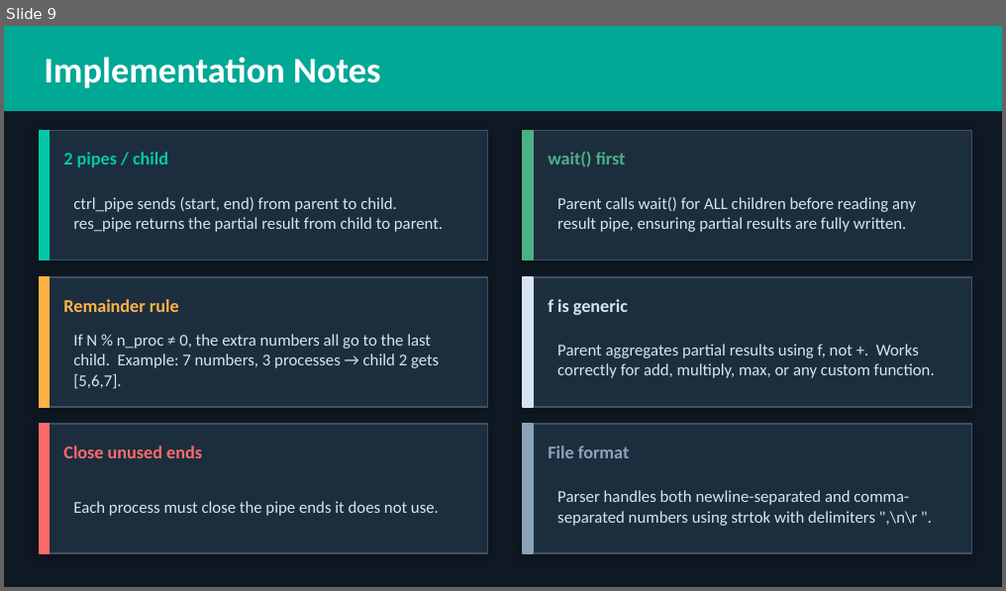
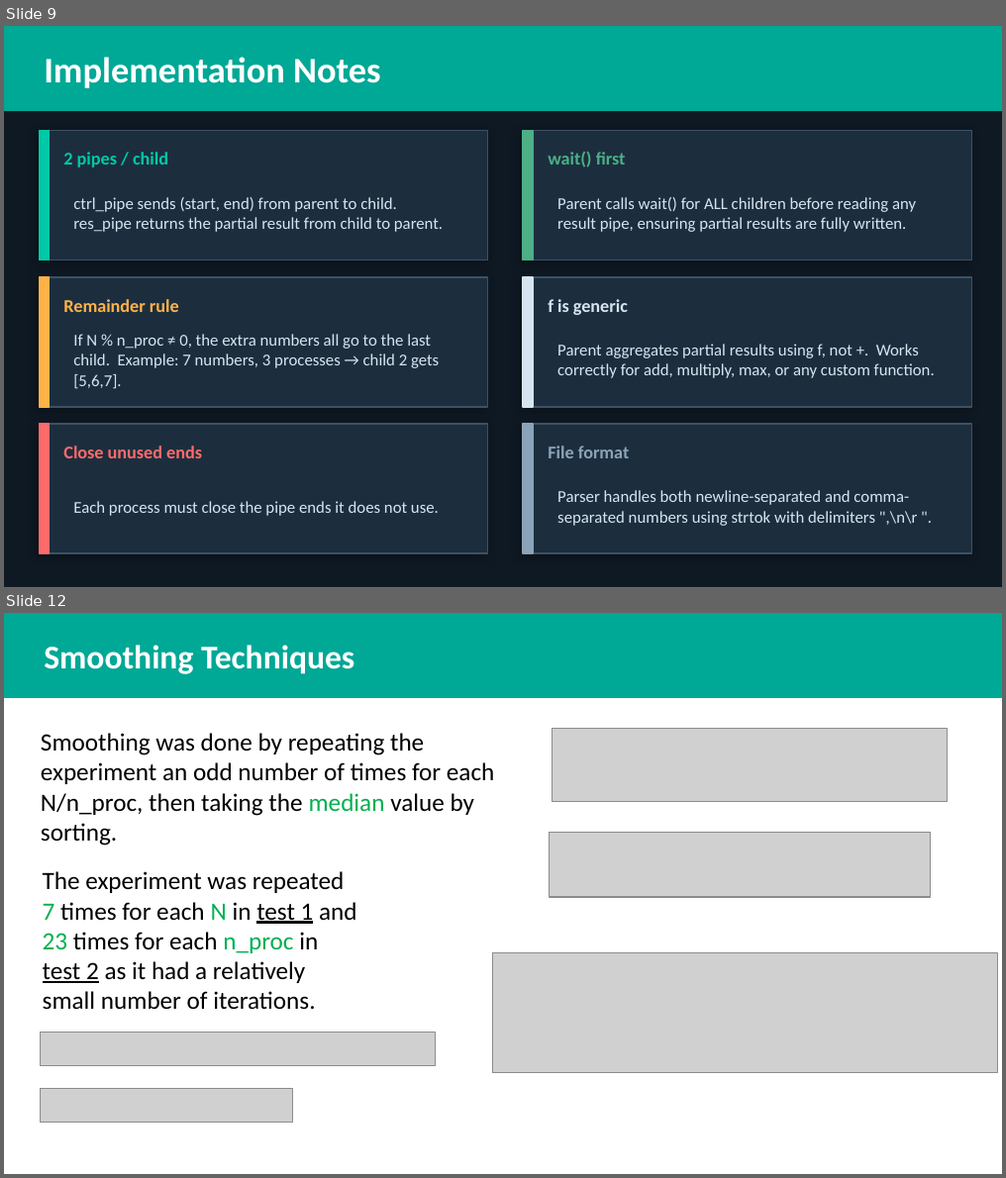
Before and after one commit to Sama3mad/OS-Lab-Project-4---The-fork-and-pipe-System-Calls, a slide deck: OS_Lab_Project_Slides.pptx. Shown one above the other, each under a label of ours: slide 9 before the commit, slides 9 and 12 after it; the slides between them are not shown. The pictures are 1006x591 and 1006x1178 pixels, drawn with LibreOffice and Linux fonts; fonts in the diff are those of the drawing; grey boxes stand for pictures. Boxes give left, top, right and bottom in pixels: in the first picture for what was removed or moved away, otherwise in the second. Text is boxed around its words. In the diff, an @@ line names an element or a change of style, - is before the commit and + after.

```diff
--- a/OS_Lab_Project_Slides.pptx
+++ b/OS_Lab_Project_Slides.pptx
@@ slide 12 added at (x1=4, y1=613, x2=1002, y2=1174), background #FFFFFF @@
@@ rectangle added at (x1=4, y1=613, x2=1002, y2=698), fill #00A896, outline #00A896 1 pt @@
@@ text added at (x1=44, y1=645, x2=354, y2=674), 24 pt, text #FFFFFF, bold @@
+Smoothing Techniques
@@ picture added at (x1=551, y1=729, x2=947, y2=802) @@
@@ text added at (x1=41, y1=733, x2=494, y2=846), 18 pt, text #000000 @@
+Smoothing was done by repeating the experiment an odd number of times for each N/n_proc, then taking the median value by sorting.
@@ picture added at (x1=548, y1=833, x2=930, y2=897) @@
@@ text added at (x1=43, y1=871, x2=357, y2=1010), 18 pt, text #000000 @@
+The experiment was repeated 7 times for each N in test 1 and 23 times for each n_proc in test 2 as it had a relatively small number of iterations.
@@ picture added at (x1=493, y1=953, x2=997, y2=1072) @@
@@ picture added at (x1=40, y1=1033, x2=435, y2=1066) @@
@@ picture added at (x1=40, y1=1089, x2=293, y2=1122) @@
```
Also in this commit, not shown: 5 other slides added, 3 other files.
